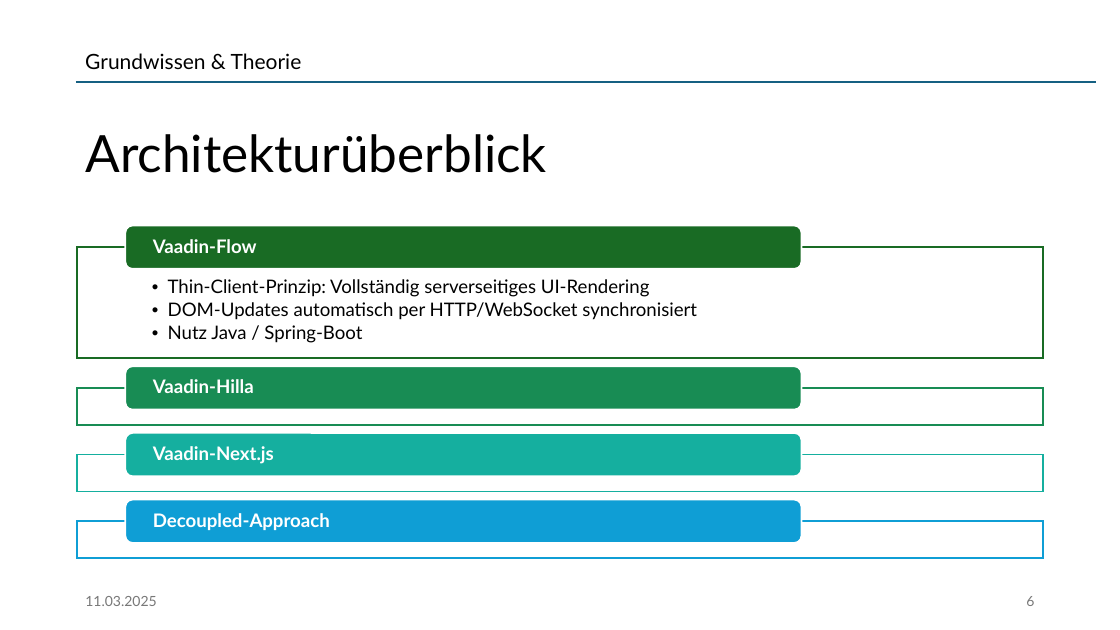
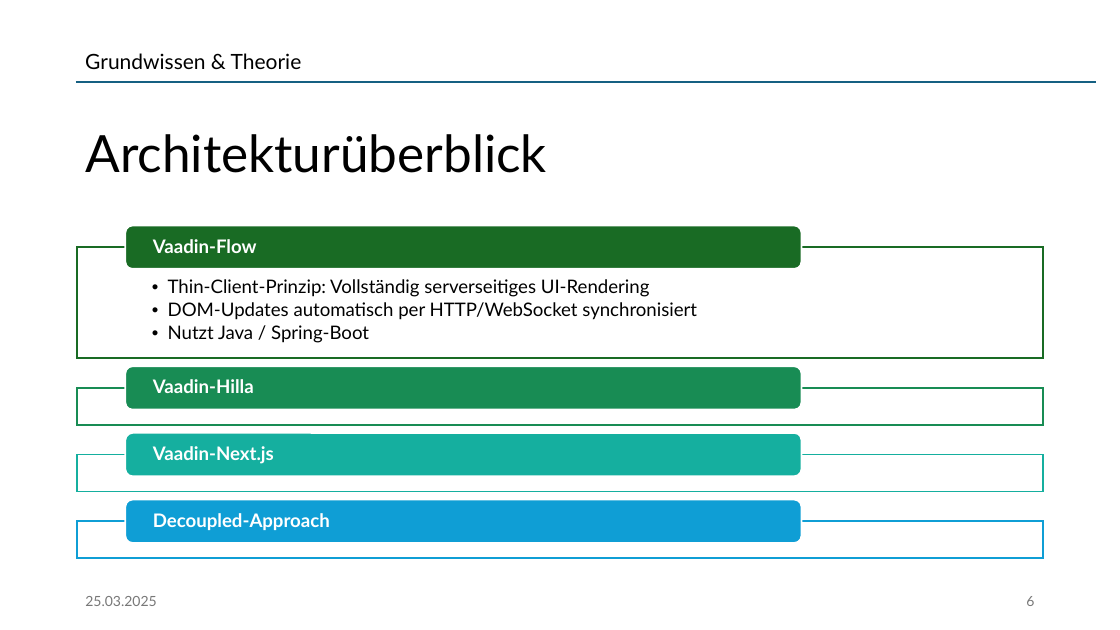
Before and after one commit to jonasaberger/DBI_JavaVaadin, a slide deck: slide 6 of 00_Docs/Projektpraesentation.pptx. Drawn at 1120x630 pixels with LibreOffice and Linux fonts; fonts in the diff are those of the drawing. Boxes give left, top, right and bottom in pixels: in the first picture for what was removed or moved away, otherwise in the second. Text is boxed around its words. In the diff, an @@ line names an element or a change of style, - is before the commit and + after.

```diff
--- a/00_Docs/Projektpraesentation.pptx
+++ b/00_Docs/Projektpraesentation.pptx
@@ text at [168, 325, 369, 343]: text changed @@
-  • Nutz Java / Spring-Boot
+  • Nutzt Java / Spring-Boot
@@ text at [85, 596, 156, 606]: text changed @@
-11.03.2025
+25.03.2025
```
Also in this commit, not shown: 16 other slides changed, 7 slides added.
